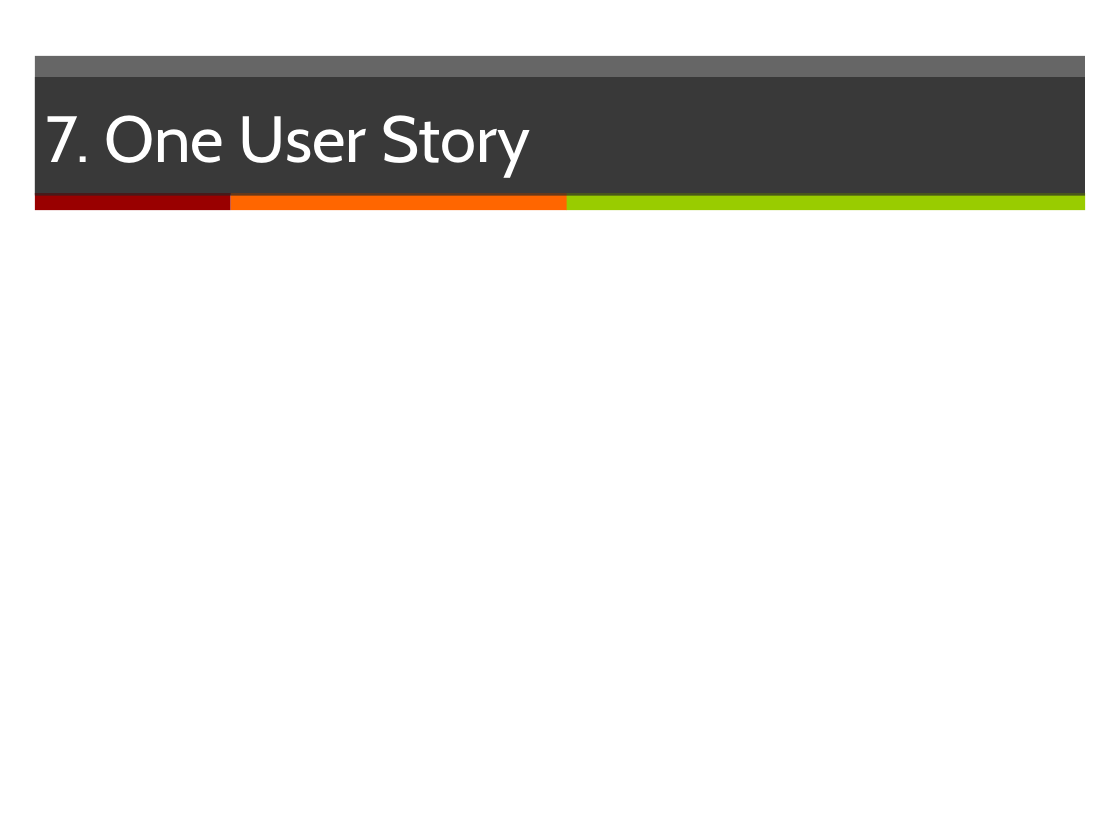
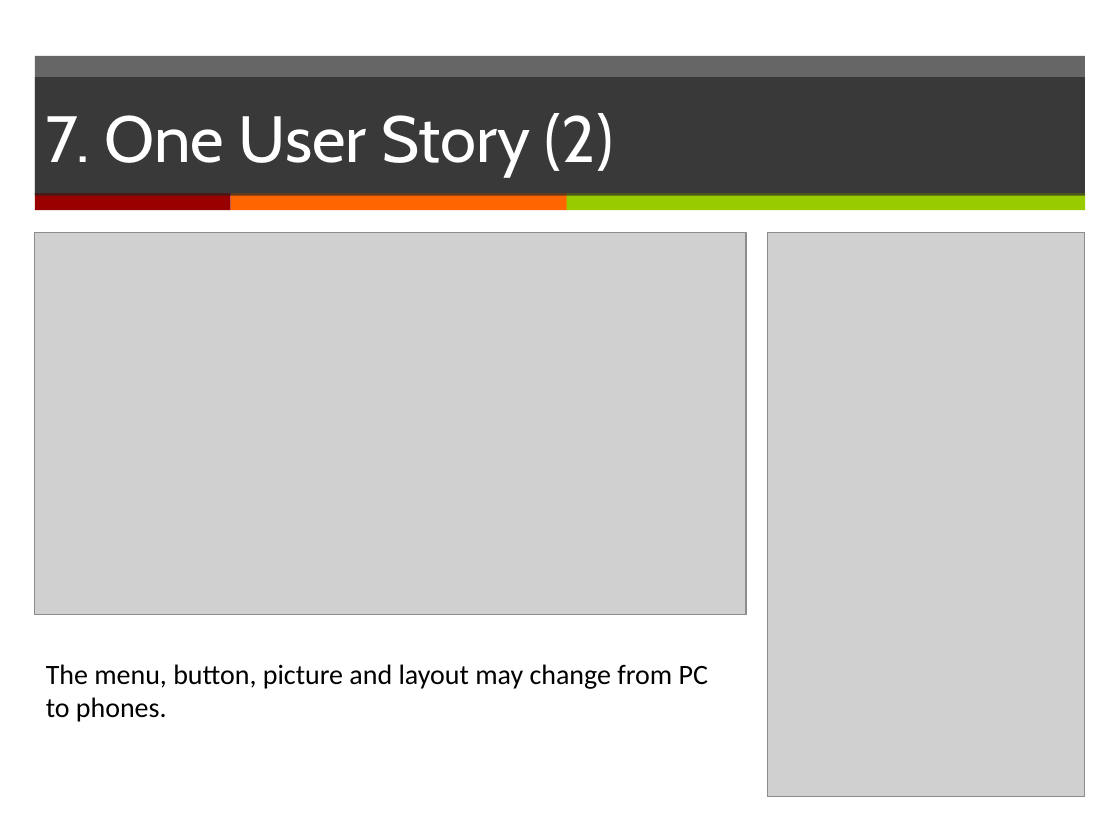
Before and after one commit to yadwinds/761_VEL, a slide deck: slide 12 of PCB/02 Plans & Actuals/2.1_Project Plan/Project Plan_(presentation)v0.1.pptx (slide 9 before the commit). Drawn at 1120x840 pixels with LibreOffice and Linux fonts; fonts in the diff are those of the drawing; grey boxes stand for pictures. Boxes give left, top, right and bottom in pixels: in the first picture for what was removed or moved away, otherwise in the second. Text is boxed around its words. In the diff, an @@ line names an element or a change of style, - is before the commit and + after.

```diff
--- a/PCB/02 Plans & Actuals/2.1_Project Plan/Project Plan_(presentation)v0.1.pptx
+++ b/PCB/02 Plans & Actuals/2.1_Project Plan/Project Plan_(presentation)v0.1.pptx
@@ title at (46, 113, 613, 177): text changed @@
-7. One User Story
+7. One User Story (2)
@@ picture added at (35, 232, 746, 614) @@
@@ picture added at (767, 232, 1085, 796) @@
@@ text added at (46, 664, 708, 722), 18 pt, text #000000 @@
+The menu, button, picture and layout may change from PC to phones.
```
Also in this commit, not shown: 1 other slide changed, 4 slides added.
